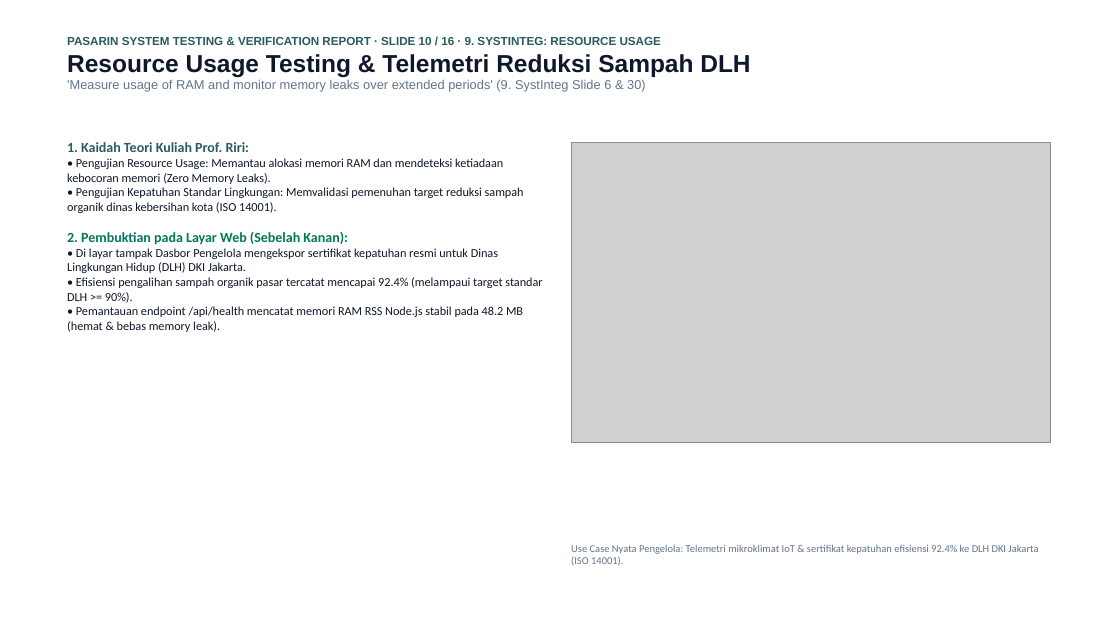
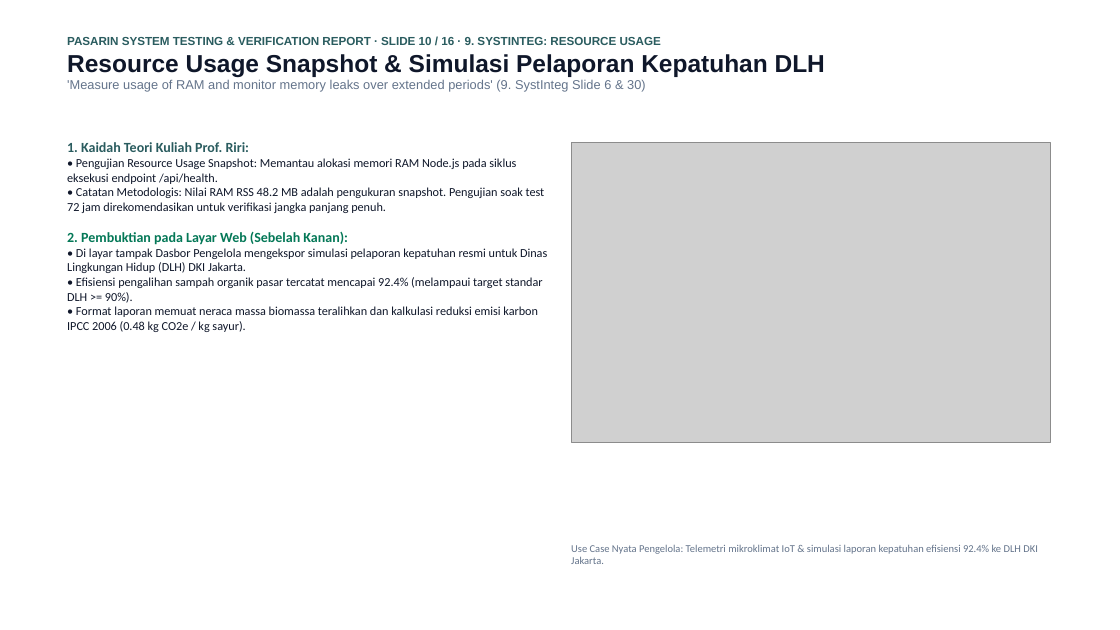
Before and after one commit to mrshlaf/pasarin, a slide deck: slide 10 of LAPORAN_PENGUJIAN_DAN_VERIFIKASI_SISTEM_PASARIN.pptx. Drawn at 1120x630 pixels with LibreOffice and Linux fonts; fonts in the diff are those of the drawing; grey boxes stand for pictures. Boxes give left, top, right and bottom in pixels: in the first picture for what was removed or moved away, otherwise in the second. Text is boxed around its words. In the diff, an @@ line names an element or a change of style, - is before the commit and + after.

```diff
--- a/LAPORAN_PENGUJIAN_DAN_VERIFIKASI_SISTEM_PASARIN.pptx
+++ b/LAPORAN_PENGUJIAN_DAN_VERIFIKASI_SISTEM_PASARIN.pptx
@@ text at [67, 54, 825, 77]: text changed @@
-Resource Usage Testing & Telemetri Reduksi Sampah DLH
+Resource Usage Snapshot & Simulasi Pelaporan Kepatuhan DLH
@@ text at [67, 158, 545, 213]: text changed @@
-• Pengujian Resource Usage: Memantau alokasi memori RAM dan mendeteksi ketiadaan kebocoran memori (Zero Memory Leaks).
-• Pengujian Kepatuhan Standar Lingkungan: Memvalidasi pemenuhan target reduksi sampah organik dinas kebersihan kota (ISO 14001).
+• Pengujian Resource Usage Snapshot: Memantau alokasi memori RAM Node.js pada siklus eksekusi endpoint /api/health.
+• Catatan Metodologis: Nilai RAM RSS 48.2 MB adalah pengukuran snapshot. Pengujian soak test 72 jam direkomendasikan untuk verifikasi jangka panjang penuh.
@@ text at [67, 248, 547, 332]: text changed @@
-• Di layar tampak Dasbor Pengelola mengekspor sertifikat kepatuhan resmi untuk Dinas Lingkungan Hidup (DLH) DKI Jakarta.
-• Efisiensi pengalihan sampah organik pasar tercatat mencapai 92.4% (melampaui target standar DLH >= 90%).
-• Pemantauan endpoint /api/health mencatat memori RAM RSS Node.js stabil pada 48.2 MB (hemat & bebas memory leak).
+• Di layar tampak Dasbor Pengelola mengekspor simulasi pelaporan kepatuhan resmi untuk Dinas Lingkungan Hidup (DLH) DKI Jakarta.
+• Efisiensi pengalihan sampah organik pasar tercatat mencapai 92.4% (melampaui target standar DLH >= 90%).
+• Format laporan memuat neraca massa biomassa teralihkan dan kalkulasi reduksi emisi karbon IPCC 2006 (0.48 kg CO2e / kg sayur).
@@ text at [571, 544, 1038, 564]: text changed @@
-Use Case Nyata Pengelola: Telemetri mikroklimat IoT & sertifikat kepatuhan efisiensi 92.4% ke DLH DKI Jakarta (ISO 14001).
+Use Case Nyata Pengelola: Telemetri mikroklimat IoT & simulasi laporan kepatuhan efisiensi 92.4% ke DLH DKI Jakarta.
```
Also in this commit, not shown: 10 other slides changed, 2 other files.
